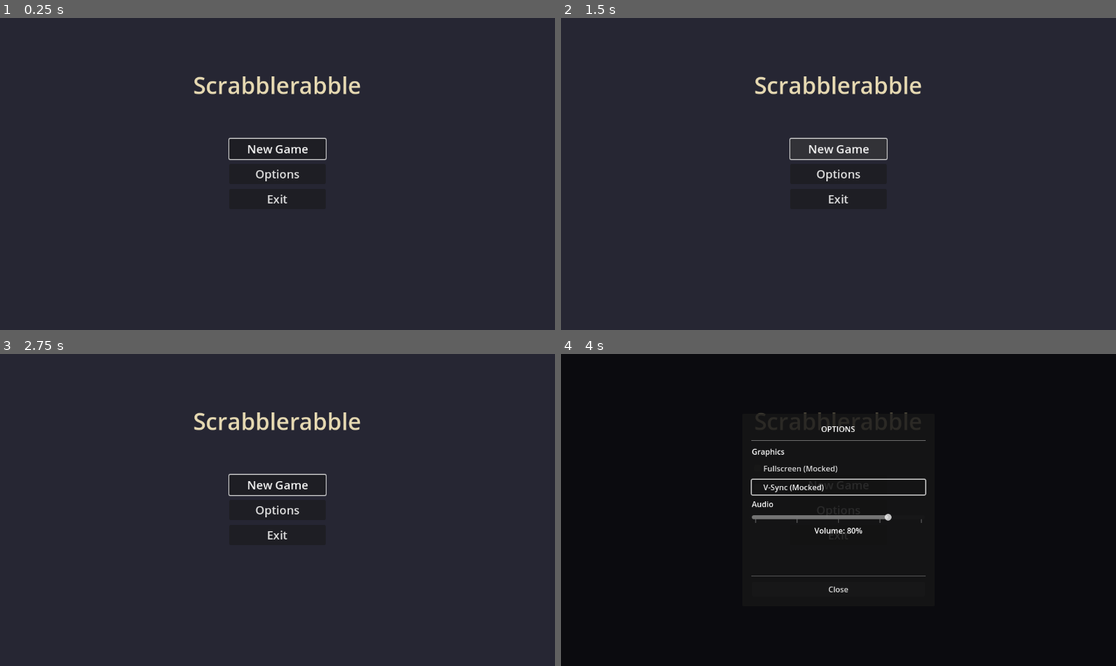
Above: before the commit, frames 1-4 (two rows, left to right).
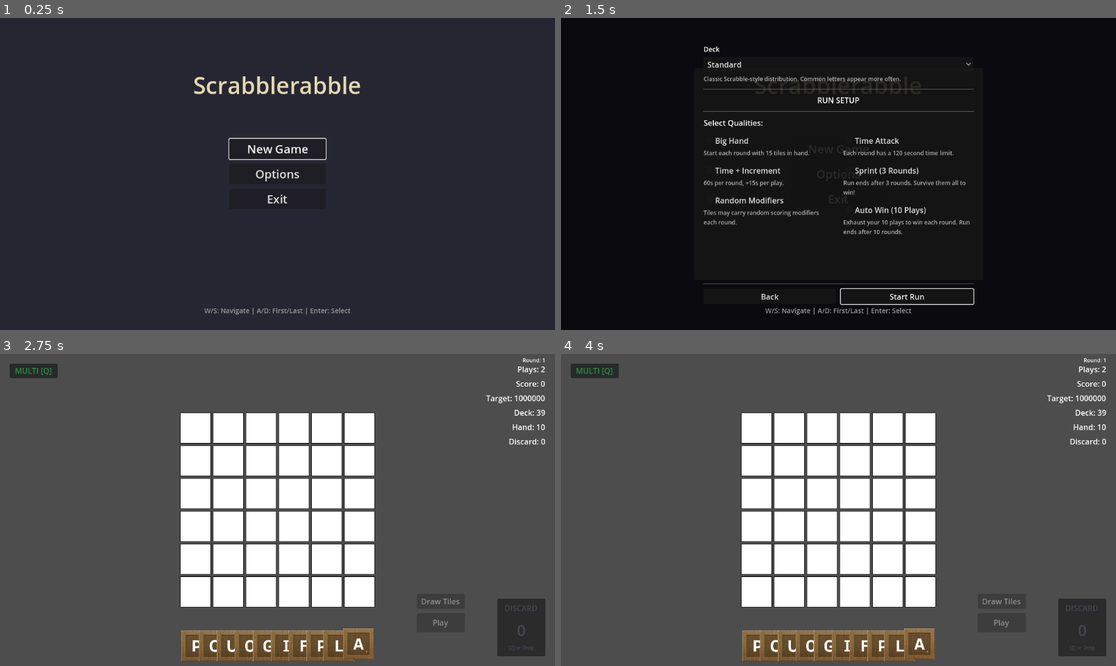
Above: after the commit, the same moments.

Repository: rcmilan/godot-scrabblerabble
Game: Godot game, scene res://scenes/title_screen/title_screen.tscn
Same seed, same stepped clock (60 frames per second), same inputs: the game is played once before the commit and once after it.
Inputs (mouse positions are in pixels of both pictures, inside the frame that each line leads up to):
- Up to frame 1 (0.25 s): no input
- Up to frame 2 (1.5 s): click "New Game" at 0.5 s; click "New Game" at 1.25 s
- Up to frame 3 (2.75 s): click (344, 631) at 2 s, where only the run after the commit has a clickable "Start Run"
- Up to frame 4 (4 s): click (838, 510) at 2.75 s, where only the run before the commit has a clickable "Options"; click (838, 488) at 3.5 s, where only the run before the commit has a clickable "V-Sync (Mocked)"

The runs differ from the first frame. In frame 1, 0.2% of the frame differs, in the area x 36-64%, y 92-96%; in frame 2, 97%; in frame 3, 96%; in frame 4, 99%, in the area x 0-100%, y 0-100%.
Error before the commit: Invalid access to property or key 'run_confirmed' on a base object of type 'null instance'. (res://scenes/title_screen/title_screen.gd:66)

Commit message:
fix: correct popup scene references in title screen to use snake_case filenames
- Changed OptionsPopup.tscn to options_popup.tscn
- Changed RunSetupPopup.tscn to run_setup_popup.tscn
- Removed invalid UIDs that pointed to old paths

Diff:
--- a/scenes/title_screen/title_screen.tscn
+++ b/scenes/title_screen/title_screen.tscn
@@ -1,8 +1,8 @@
 [gd_scene load_steps=4 format=3 uid="uid://ba7kv2r3xm8pl"]
 
 [ext_resource type="Script" path="res://scenes/title_screen/title_screen.gd" id="1_title"]
-[ext_resource type="PackedScene" uid="uid://c4m8xqw1vxj5r" path="res://scenes/title_screen/OptionsPopup.tscn" id="2_options"]
-[ext_resource type="PackedScene" path="res://scenes/title_screen/RunSetupPopup.tscn" id="3_run_setup"]
+[ext_resource type="PackedScene" path="res://scenes/title_screen/options_popup.tscn" id="2_options"]
+[ext_resource type="PackedScene" path="res://scenes/title_screen/run_setup_popup.tscn" id="3_run_setup"]
 
 [node name="TitleScreen" type="Control"]
 layout_mode = 3
